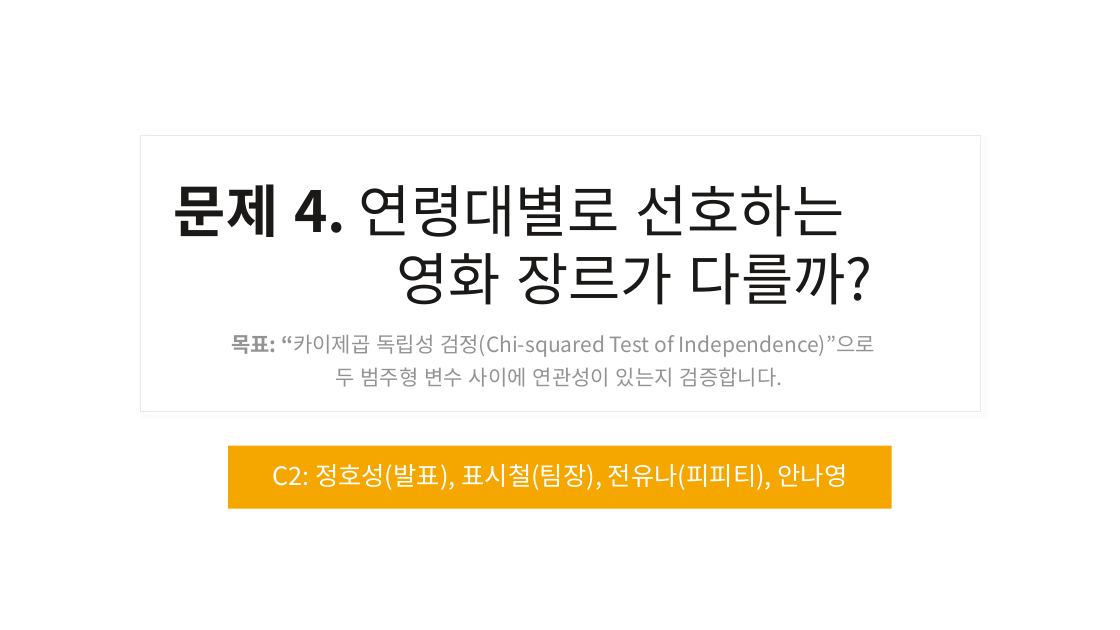
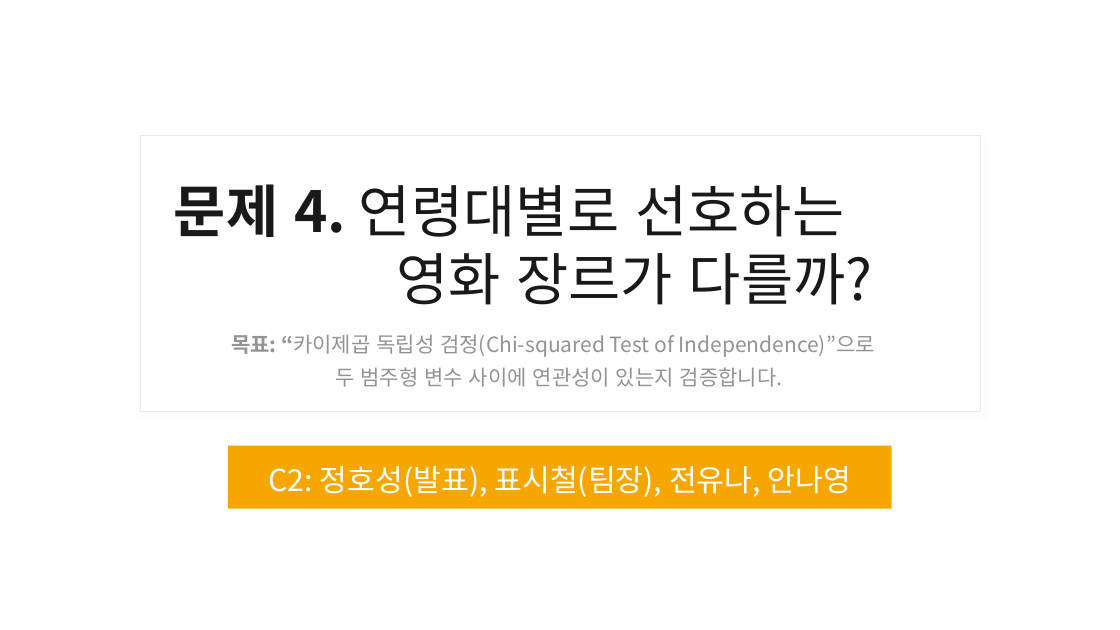
Before and after one commit to msjeonc-stack/ai-data-bootcamp, a slide deck: slide 1 of D014/문제4_발표자료(C2).pptx. Drawn at 1120x630 pixels with LibreOffice and Linux fonts; fonts in the diff are those of the drawing. Boxes give left, top, right and bottom in pixels: in the first picture for what was removed or moved away, otherwise in the second. Text is boxed around its words. In the diff, an @@ line names an element or a change of style, - is before the commit and + after.

```diff
--- a/D014/문제4_발표자료(C2).pptx
+++ b/D014/문제4_발표자료(C2).pptx
@@ subtitle at bbox=[268, 466, 851, 497]: text changed; size 21.7 to 25.9 pt @@
-C2: 정호성(발표), 표시철(팀장), 전유나(피피티), 안나영
+C2: 정호성(발표), 표시철(팀장), 전유나, 안나영
```
Also in this commit, not shown: 6 other slides changed.
